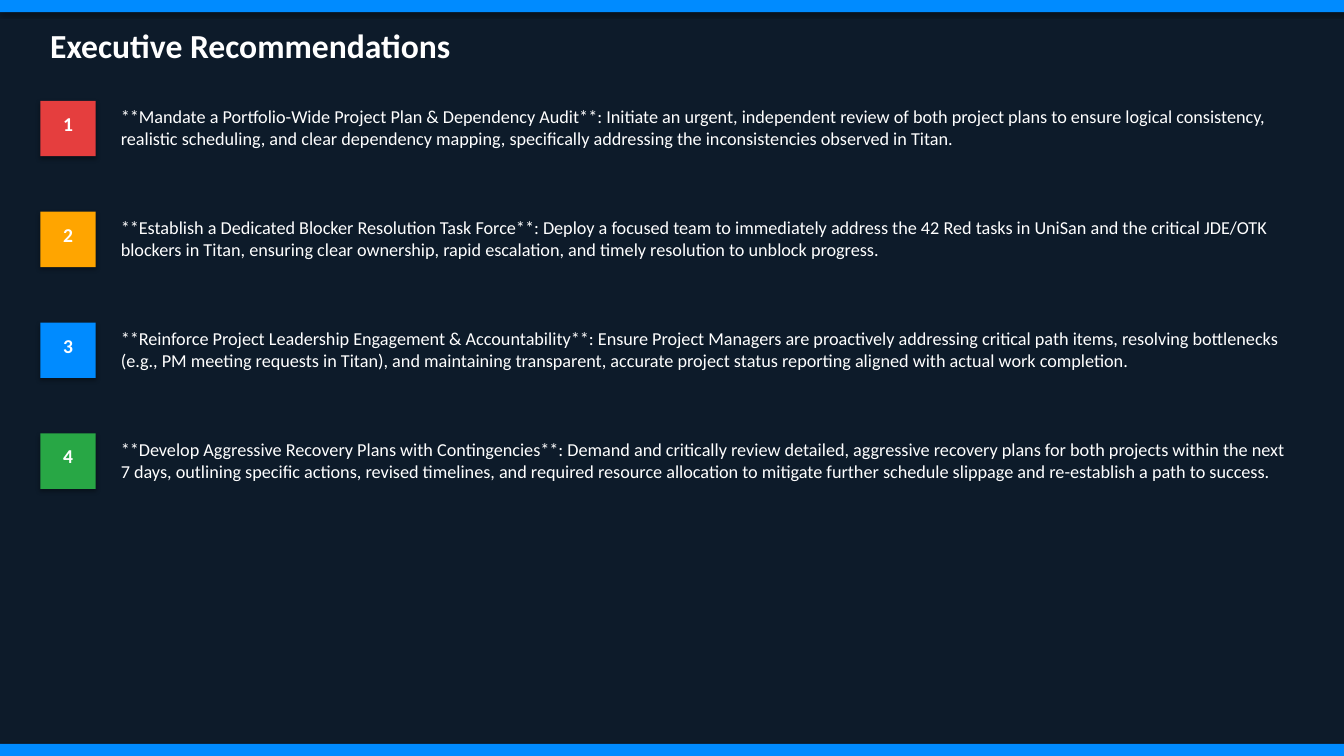
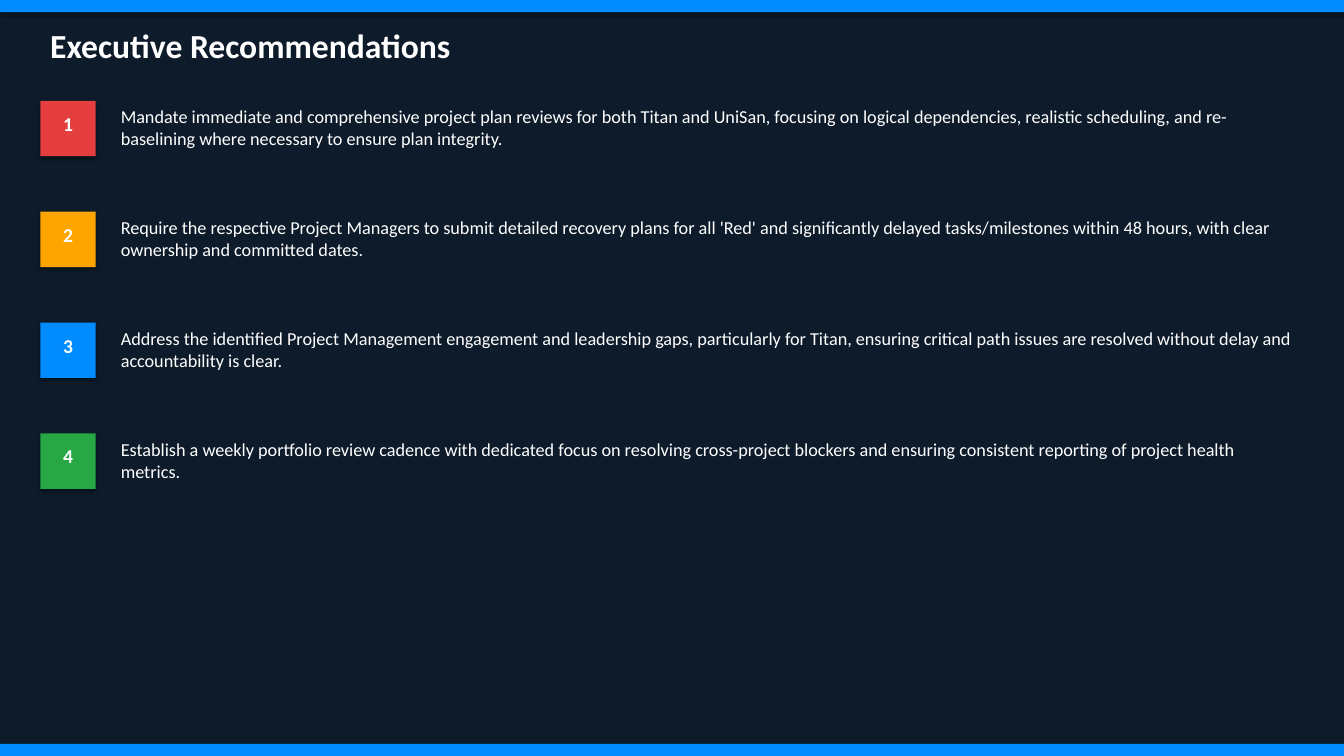
Before and after one commit to sjahirahamed/Project-Health-Reporting-Agent, a slide deck: slide 5 of presentations/Portfolio_Health_Report_202607.pptx. Drawn at 1344x756 pixels with LibreOffice and Linux fonts; fonts in the diff are those of the drawing. Boxes give left, top, right and bottom in pixels: in the first picture for what was removed or moved away, otherwise in the second. Text is boxed around its words. In the diff, an @@ line names an element or a change of style, - is before the commit and + after.

```diff
--- a/presentations/Portfolio_Health_Report_202607.pptx
+++ b/presentations/Portfolio_Health_Report_202607.pptx
@@ text at box(121, 110, 1227, 148): text changed @@
-**Mandate a Portfolio-Wide Project Plan & Dependency Audit**: Initiate an urgent, independent review of both project plans to ensure logical consistency, realistic scheduling, and clear dependency mapping, specifically addressing the inconsistencies observed in Titan.
+Mandate immediate and comprehensive project plan reviews for both Titan and UniSan, focusing on logical dependencies, realistic scheduling, and re-baselining where necessary to ensure plan integrity.
@@ text at box(121, 221, 1269, 259): text changed @@
-**Establish a Dedicated Blocker Resolution Task Force**: Deploy a focused team to immediately address the 42 Red tasks in UniSan and the critical JDE/OTK blockers in Titan, ensuring clear ownership, rapid escalation, and timely resolution to unblock progress.
+Require the respective Project Managers to submit detailed recovery plans for all 'Red' and significantly delayed tasks/milestones within 48 hours, with clear ownership and committed dates.
@@ text at box(121, 332, 1291, 370): text changed @@
-**Reinforce Project Leadership Engagement & Accountability**: Ensure Project Managers are proactively addressing critical path items, resolving bottlenecks (e.g., PM meeting requests in Titan), and maintaining transparent, accurate project status reporting aligned with actual work completion.
+Address the identified Project Management engagement and leadership gaps, particularly for Titan, ensuring critical path issues are resolved without delay and accountability is clear.
@@ text at box(121, 443, 1234, 478): text changed @@
-**Develop Aggressive Recovery Plans with Contingencies**: Demand and critically review detailed, aggressive recovery plans for both projects within the next 7 days, outlining specific actions, revised timelines, and required resource allocation to mitigate further schedule slippage and re-establish a path to success.
+Establish a weekly portfolio review cadence with dedicated focus on resolving cross-project blockers and ensuring consistent reporting of project health metrics.
```
Also in this commit, not shown: 5 other slides changed, 1 other file.
